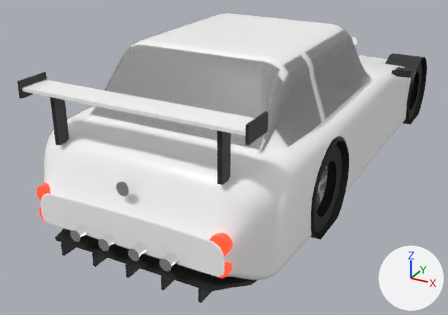
Two versions of the glTF model public/models/cars/shinsei_gtr.glb, one commit apart.
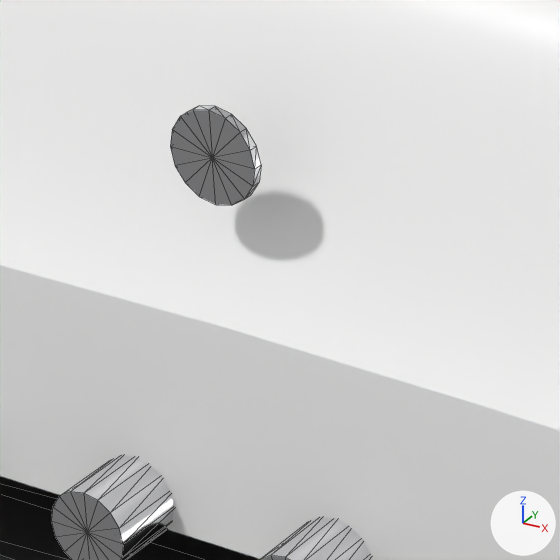
The first picture shows the older version from a 50 mm lens placed at (2.28, -5.44, 2.46), pointed at (-0.3, -0.76, 0.12). The close-ups show the older and then the newer version on the part from 20% to 39% of the width and 53% to 79% of the height of that picture. Only the edits that show in the close-ups are written down. The lights are fixed; the arrows at lower right show +X, +Y and +Z. The close-ups show mesh edges as thin lines. Where no turn or scale is listed for an object, it has been applied to the vertices. Vertices at exactly the same position are counted once.

The first close-up shows 'Body', 'Chrome', 'Trim'.
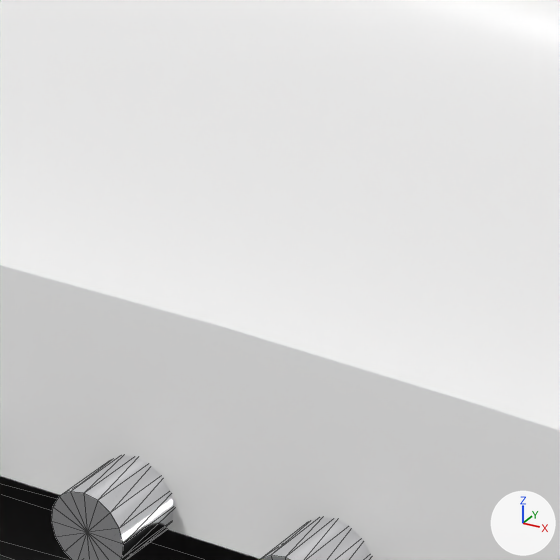
The edits, one by one:
me_exhaust_0 is used by ob_chrome; location (-0.366, -2.681, 0.28).
me_exhaust_0 had 204 vertices, 384 faces and spanned x -0.05..0.78, y -0.05..4.72, z -0.05..0.46.
me_exhaust_0 now has 204 vertices, 384 faces and spans x -0.05..0.78, y -0.05..4.72, z -0.05..0.2.
me_exhaust_0 part 1: the loose piece of 34 vertices spanning x 0.32..0.42, y 0.03..0.04, z 0.35..0.46 is moved by (0.0, 0.0, -0.27).
Other edits to the shape of me_exhaust_0 do not show in these pictures.

Boxes (x1, y1, x2, y2) around the edits, measured in the close-ups (560 x 560 px; the box of a moved part takes in the faces that stretch with it):
'Chrome', reshaped: before (51, 106, 372, 560); after (51, 455, 372, 560)
part 1 of me_exhaust_0, moved or reshaped (not visible afterwards): before (170, 106, 261, 205)
